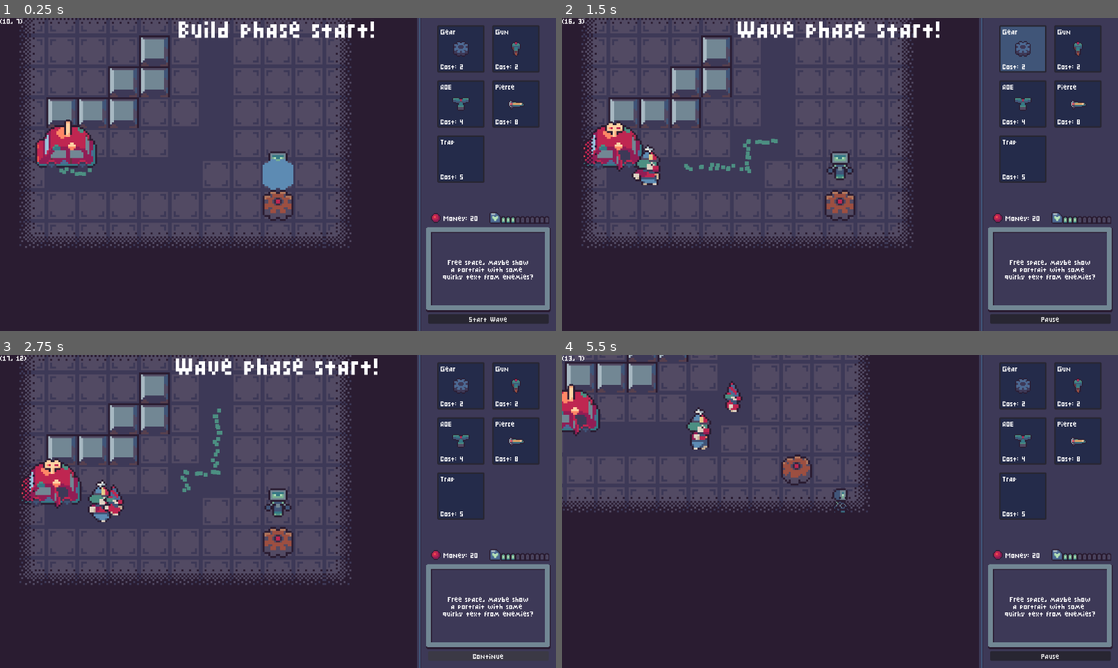
Above: before the commit, frames 1-4 (two rows, left to right).
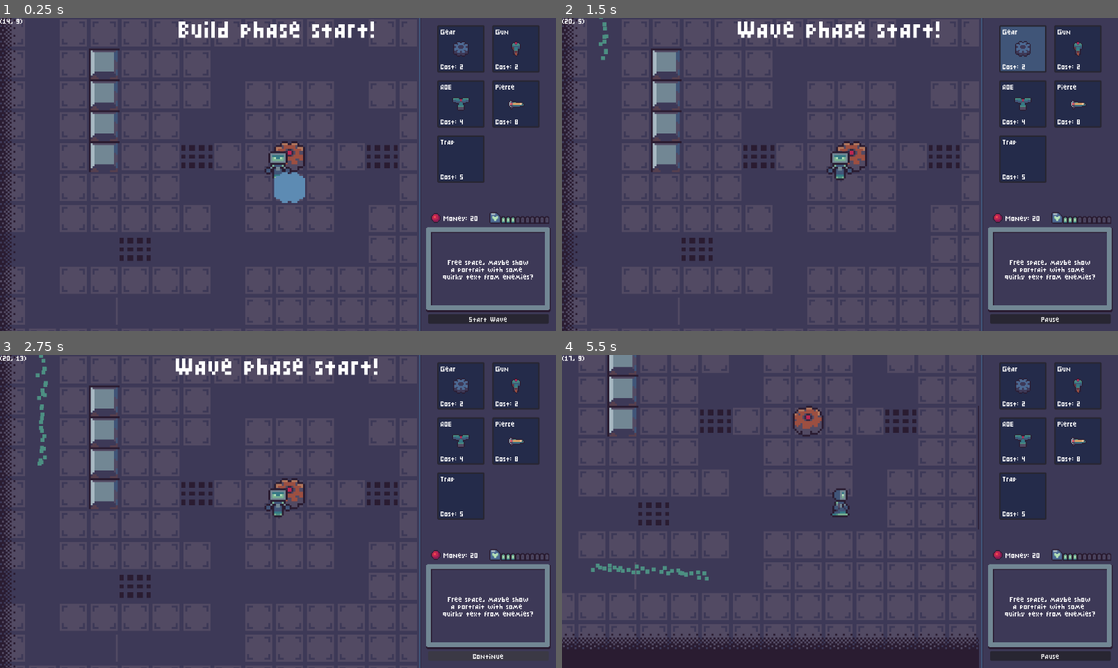
Above: after the commit, the same moments.

Repository: aughckt/spin-to-win
Game: Godot game, scene res://structure/meta/level_manager.tscn
The game is run twice, just before and just after one commit, with the same random seed, the same clock (stepped at 60 frames per second) and the same inputs. The engine's default icon, where the game draws it, is replaced by a stand-in: a white triangle on a blue panel in a dark square.
Inputs (mouse positions are in pixels of both pictures, inside the frame that each line leads up to):
- Up to frame 1 (0.25 s): no input
- Up to frame 2 (1.5 s): click "Start Wave" at 0.5 s; click (1023, 49) at 1.27 s
- Up to frame 3 (2.75 s): click "Pause" at 2 s
- Up to frame 4 (5.5 s): click "Continue" at 2.75 s; move the mouse to (962, 495) at 3.52 s; hold D (right) 3.53-4.28 s; hold E (interact) 3.53-4.28 s; click (962, 495) at 3.67 s; move the mouse to (728, 527) at 4.27 s; hold S (down) 4.28-5.03 s; tap Mouse wheel down (scroll_down) at 4.35 s; click (728, 527) at 4.42 s; move the mouse to (895, 442) at 5.02 s; hold D (right) from 5.03 s (still down); hold Mouse wheel up (scroll_up) from 5.03 s (still down); click (895, 442) at 5.17 s

The runs differ from the first frame. In frame 1, 38% of the frame differs, in the area x 0-75%, y 0-100%; in frame 2, 38%; in frame 3, 38%; in frame 4, 46%, in the area x 0-75%, y 0-94%.

Commit message:
add underground gear animation

Diff:
--- a/environment/environment.gd
+++ b/environment/environment.gd
@@ -214,10 +214,16 @@
 			return ""
 
 		gearmap.set_cell(tile, gearmap.tile_set.get_source_id(0), ATLAS_COORDS[BASIC_GEAR])
-		var visual := GearVisual.create_basic()
+		var visual: GearVisual
+		var build_perms := get_perms(tile)
+		if build_perms == BuildPerms.Gears:
+			visual = GearVisual.create_underground()
+			visual.reparent.call_deferred(underground_gears)
+		else:
+			visual = GearVisual.create_basic()
+			visual.reparent.call_deferred(gears)
+
 		visual.global_position = gearmap.to_global(gearmap.map_to_local(tile))
-		var build_perms := get_perms(tile)
-		visual.reparent.call_deferred(underground_gears if build_perms == BuildPerms.Gears else gears)
 		tile_to_visual[tile] = visual
 		SoundBus.play_sound(gear_place_sound)
 
--- a/environment/gears/gear_visual.gd
+++ b/environment/gears/gear_visual.gd
@@ -11,7 +11,9 @@
 
 static func create_basic() -> GearVisual:
 	var visual: GearVisual = _get_pool().get_inst()
+	visual.is_origin = false
 	#visual.sprite.frame = 0
+	visual.anim.animation = "default"
 	return visual
 
 static func create_ori() -> GearVisual:
@@ -19,6 +21,12 @@
 	#visual.sprite.frame = 1
 	visual.is_origin = true
 	visual.anim.animation = "ori_gear"
+	return visual
+
+static func create_underground() -> GearVisual:
+	var visual: GearVisual = _get_pool().get_inst()
+	visual.is_origin = false
+	visual.anim.animation = "underground"
 	return visual
 
 static func _get_pool() -> Pool:
@@ -41,9 +49,5 @@
 	var x_rem := tile.x & 1
 	var y_rem := tile.y & 1
 
-	if not is_origin:
-		anim.play("default", 1 if x_rem == y_rem else -1)
-	else:
-		anim.play("ori_gear", 1 if x_rem == y_rem else -1)
-	#anim.self_modulate = Color.YELLOW if x_rem == y_rem else Color.WHITE
+	anim.play("", 1 if x_rem == y_rem else -1)
 	frozen = false
--- a/environment/gears/gear_visual.tscn
+++ b/environment/gears/gear_visual.tscn
@@ -3,6 +3,7 @@
 [ext_resource type="Script" uid="uid://cl14joenf3alt" path="res://environment/gears/gear_visual.gd" id="1_yhgds"]
 [ext_resource type="Texture2D" uid="uid://cnrfesr4pr7aa" path="res://environment/gears/gear_anim.png" id="2_2tn7e"]
 [ext_resource type="Texture2D" uid="uid://cnj04kgh8tbgi" path="res://environment/gears/origin_gear.png" id="3_y4u4u"]
+[ext_resource type="Texture2D" uid="uid://b2kjudi2ngdpp" path="res://environment/gears/UndergroundGear.png" id="4_ekuh2"]
 
 [sub_resource type="AtlasTexture" id="AtlasTexture_2tn7e"]
 atlas = ExtResource("2_2tn7e")
@@ -34,6 +35,22 @@
 
 [sub_resource type="AtlasTexture" id="AtlasTexture_kldmd"]
 atlas = ExtResource("3_y4u4u")
+region = Rect2(144, 0, 48, 48)
+
+[sub_resource type="AtlasTexture" id="AtlasTexture_iuhmo"]
+atlas = ExtResource("4_ekuh2")
+region = Rect2(0, 0, 48, 48)
+
+[sub_resource type="AtlasTexture" id="AtlasTexture_t2ou2"]
+atlas = ExtResource("4_ekuh2")
+region = Rect2(48, 0, 48, 48)
+
+[sub_resource type="AtlasTexture" id="AtlasTexture_o3eoi"]
+atlas = ExtResource("4_ekuh2")
+region = Rect2(96, 0, 48, 48)
+
+[sub_resource type="AtlasTexture" id="AtlasTexture_nx08g"]
+atlas = ExtResource("4_ekuh2")
 region = Rect2(144, 0, 48, 48)
 
 [sub_resource type="SpriteFrames" id="SpriteFrames_fbxa2"]
@@ -71,6 +88,23 @@
 "loop": 1,
 "name": &"ori_gear",
 "speed": 10.0
+}, {
+"frames": [{
+"duration": 1.0,
+"texture": SubResource("AtlasTexture_iuhmo")
+}, {
+"duration": 1.0,
+"texture": SubResource("AtlasTexture_t2ou2")
+}, {
+"duration": 1.0,
+"texture": SubResource("AtlasTexture_o3eoi")
+}, {
+"duration": 1.0,
+"texture": SubResource("AtlasTexture_nx08g")
+}],
+"loop": 1,
+"name": &"underground",
+"speed": 5.0
 }]
 
 [node name="GearVisual" type="Node2D" unique_id=16609391 node_paths=PackedStringArray("anim")]
--- a/structure/levels/loop.tscn
+++ b/structure/levels/loop.tscn
@@ -29,11 +29,12 @@
 [node name="TemplateLevel" unique_id=251983101 instance=ExtResource("1_0cu82")]
 waves = Array[Array]([[SubResource("Resource_d1jnj")], [SubResource("Resource_8qd04")]])
 
-[node name="SpawnPoint1" parent="SpawnPointContainer" parent_id_path=PackedInt32Array(1156764314) index="0" unique_id=1971849226]
-position = Vector2(156, 229)
+[node name="SpawnPoint2" type="Node2D" parent="SpawnPointContainer" parent_id_path=PackedInt32Array(1156764314) index="0" unique_id=289845821]
+position = Vector2(1696, 864)
+script = ExtResource("2_d1jnj")
 
-[node name="SpawnPoint2" type="Node2D" parent="SpawnPointContainer" parent_id_path=PackedInt32Array(1156764314) index="1" unique_id=289845821]
-position = Vector2(1624, 864)
+[node name="SpawnPoint3" type="Node2D" parent="SpawnPointContainer" parent_id_path=PackedInt32Array(1156764314) index="1" unique_id=1178397748]
+position = Vector2(157, 223)
 script = ExtResource("2_d1jnj")
 
 [node name="Terrain" parent="Environment" parent_id_path=PackedInt32Array(123182581) index="1" unique_id=1643969889]
@@ -46,6 +47,7 @@
 tile_map_data = PackedByteArray("AAAOAAgAAAABAAAAAAA=")
 
 [node name="ArrowTiles" parent="Environment" parent_id_path=PackedInt32Array(123182581) index="8" unique_id=108710037]
+z_index = 4096
 tile_map_data = PackedByteArray("AAALAA0AAAAAAAAAAAAMAA0AAAABAAEAAAAMAAwAAAACAAIAAAAMAAoAAAABAAEAAAAMAAYAAAABAAEAAAAMAA …(1232 unchanged characters)…
 
 [node name="Player" parent="Environment" parent_id_path=PackedInt32Array(123182581) index="12" unique_id=1382910038]
--- a/structure/meta/level_manager.gd
+++ b/structure/meta/level_manager.gd
@@ -5,7 +5,7 @@
 
 @export var current_level_index: int = 0
 var level_array: Array[PackedScene] = [
-	#load("res://structure/levels/loop.tscn"),
+	load("res://structure/levels/loop.tscn"),
 	load("res://structure/levels/level_gunturn.tscn"),
 	load("res://structure/levels/level_aoe_intro.tscn"),
 	load("res://structure/levels/level_multilane.tscn")]
--- a/ui/nose/nose.gd
+++ b/ui/nose/nose.gd
@@ -1,7 +1,7 @@
 class_name Nose
 extends Sprite2D
 
-const TURN_RATE: float = 5
+const TURN_RATE: float = 8
 const ACCEL: float = 10
 const TARGET_SPEED: float = 600
 const MIN_TARGET_DIST: float = 10
Binary file added: environment/gears/UndergroundGear.png
Not shown, added: environment/gears/UndergroundGear.png.import
